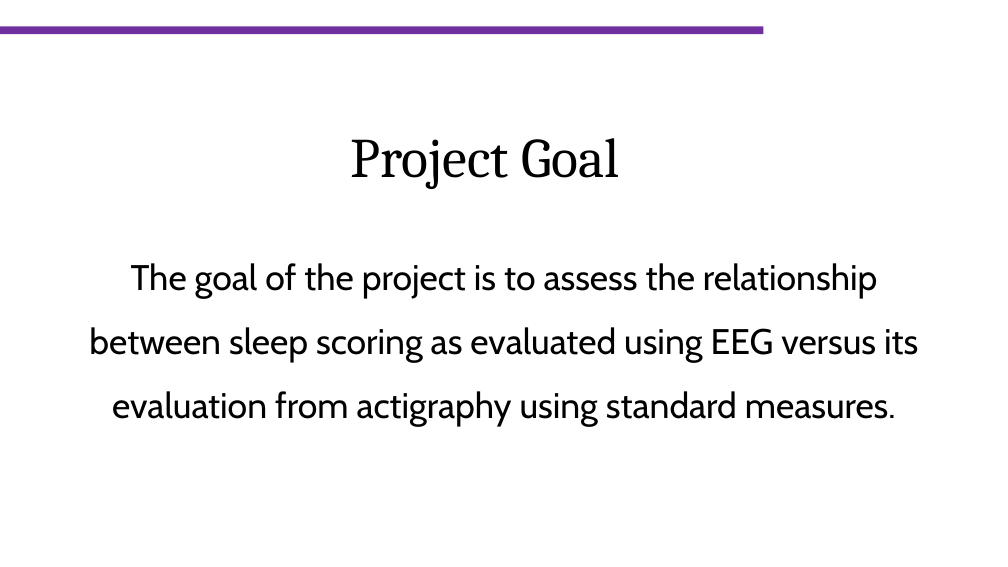
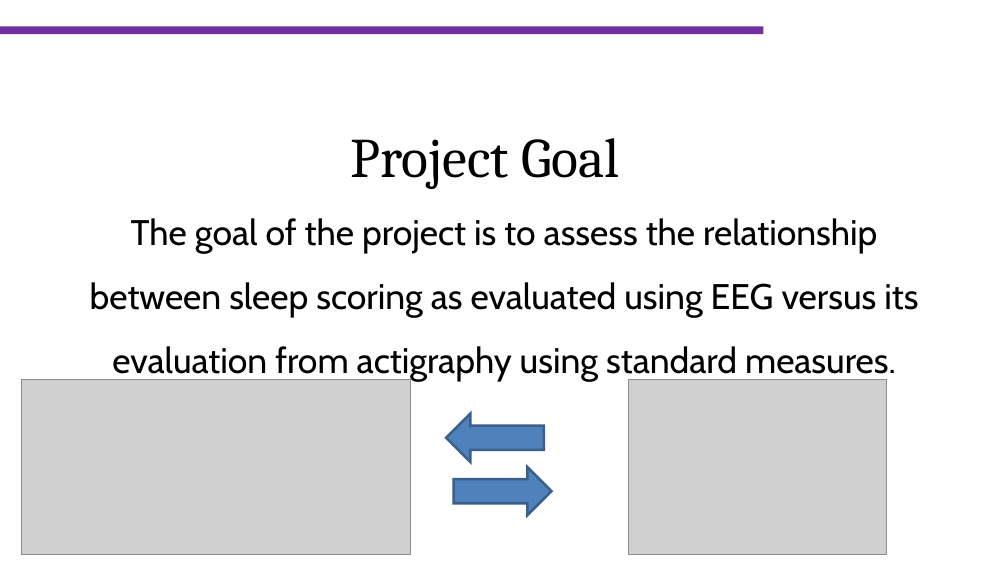
Before and after one commit to ordezachyo/Hackaton, a slide deck: slide 2 of Hackaton_presentation.pptx. Drawn at 1008x567 pixels with LibreOffice and Linux fonts; fonts in the diff are those of the drawing; grey boxes stand for pictures; background and template pictures are left out. Boxes give left, top, right and bottom in pixels: in the first picture for what was removed or moved away, otherwise in the second. Text is boxed around its words. In the diff, an @@ line names an element or a change of style, - is before the commit and + after.

```diff
--- a/Hackaton_presentation.pptx
+++ b/Hackaton_presentation.pptx
@@ text "The goal of the project ...": place and size @@
-text "The goal of the project ..." at box(89, 263, 918, 426)
+text "The goal of the project ..." at box(90, 218, 918, 381)
@@ picture added at box(21, 380, 411, 555) @@
@@ picture added at box(629, 380, 887, 555) @@
@@ left arrow added at box(446, 413, 544, 462), fill #4F81BD, outline #3A5F8C 2 pt @@
@@ right arrow added at box(454, 467, 552, 516), fill #4F81BD, outline #3A5F8C 2 pt @@
```
Also in this commit, not shown: 10 other slides changed, 4 slides added, 6 slides removed.
